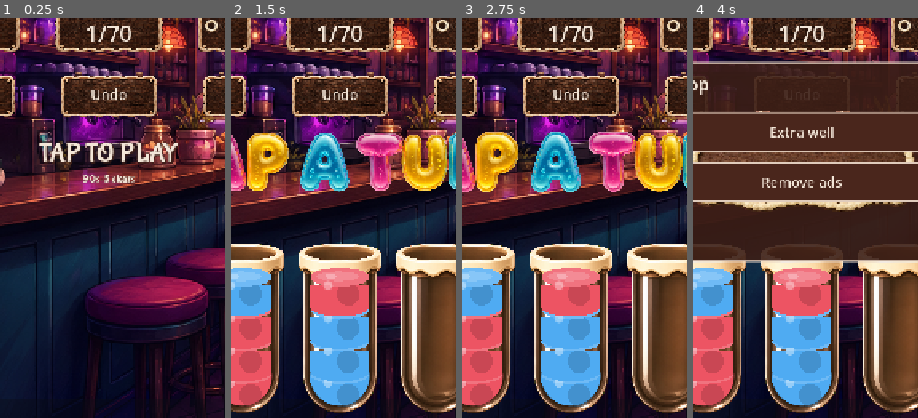
Above: before the commit, frames 1-4 (left to right).
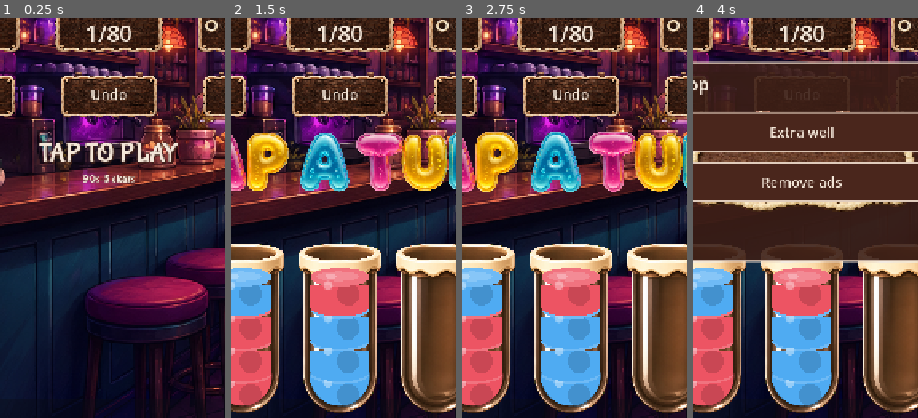
Above: after the commit, the same moments.

Repository: Obsidian-Crow-Studios/Tint_Drop_Project
Game: Godot game, scene res://scenes/main.tscn
The game is run twice, just before and just after one commit, with the same random seed, the same clock (stepped at 60 frames per second) and the same inputs.
Inputs:
- Up to frame 1 (0.25 s): no input
- Up to frame 2 (1.5 s): click "Restart" at 0.5 s; click "Restart" at 1.25 s
- Up to frame 3 (2.75 s): click "Restart" at 2 s
- Up to frame 4 (4 s): click "Undo" at 2.75 s; click "Shop" at 3.5 s
The pictures show only the part of the screen within x 26-76%, y 32-82%; the shares and areas given below are measured in that part.

The runs differ from the first frame. In frame 1, 0.1% of the frame differs, in the area x 47-53%, y 2-6%; in frame 2, 0.1%; in frame 3, 0.1%; in frame 4, 0.1%.

Commit message:
Add hand-tuned levels 71–80 with denser sandwich locks.
Late-60s 7-tube / 6-color boards are color-permuted and tube-rotated
off the 24-move sandwich peak (68–70). Extra ABAB pairs deadlock with
one empty well, so path length holds at 24. BFS proves all 80 solvable.

Co-authored-by: Obsidian-Crow-Studios <Obsidian-Crow-Studios@users.noreply.github.com>

Diff:
--- a/godot/scripts/main.gd
+++ b/godot/scripts/main.gd
@@ -117,6 +117,16 @@
 	[[4, 1, 2, 5], [2, 0, 4, 0], [2, 5, 3, 1], [0, 2, 4, 0], [4, 1, 3, 1], [3, 5, 3, 5], []],
 	[[5, 2, 0, 2], [0, 1, 0, 1], [3, 4, 5, 3], [4, 1, 0, 2], [5, 2, 4, 1], [4, 3, 5, 3], []],
 	[[1, 3, 2, 0], [4, 0, 2, 0], [2, 3, 2, 3], [4, 0, 1, 3], [5, 1, 4, 5], [1, 5, 4, 5], []],
+	[[3, 1, 5, 1], [3, 0, 4, 2], [1, 3, 5, 1], [5, 2, 4, 2], [4, 0, 4, 0], [5, 2, 3, 0], []],
+	[[4, 1, 5, 3], [2, 4, 0, 2], [0, 3, 5, 3], [5, 1, 5, 1], [0, 3, 4, 1], [4, 2, 0, 2], []],
+	[[3, 5, 1, 3], [1, 4, 0, 4], [0, 2, 0, 2], [1, 4, 5, 2], [5, 3, 1, 3], [5, 2, 0, 4], []],
+	[[2, 5, 1, 5], [1, 3, 1, 3], [2, 5, 0, 3], [0, 4, 2, 4], [0, 3, 1, 5], [4, 0, 2, 4], []],
+	[[2, 4, 2, 4], [3, 0, 1, 4], [1, 5, 3, 5], [1, 4, 2, 0], [5, 1, 3, 5], [3, 0, 2, 0], []],
+	[[4, 0, 5, 0], [5, 2, 4, 3], [1, 3, 1, 3], [5, 2, 1, 2], [0, 4, 5, 0], [4, 3, 1, 2], []],
+	[[5, 1, 0, 5], [0, 3, 4, 3], [4, 2, 4, 2], [0, 3, 1, 2], [1, 5, 0, 5], [1, 2, 4, 3], []],
+	[[2, 3, 1, 2], [3, 4, 0, 5], [3, 2, 1, 2], [1, 5, 3, 4], [0, 4, 0, 4], [1, 5, 0, 5], []],
+	[[3, 0, 5, 1], [2, 1, 2, 1], [3, 0, 2, 0], [4, 5, 3, 4], [5, 1, 2, 0], [5, 4, 3, 4], []],
+	[[5, 1, 5, 1], [2, 4, 0, 1], [0, 3, 2, 3], [0, 1, 5, 4], [3, 0, 2, 3], [2, 4, 5, 4], []],
 ]
 
 var level_index: int = 0
Not shown, changed: README.md
